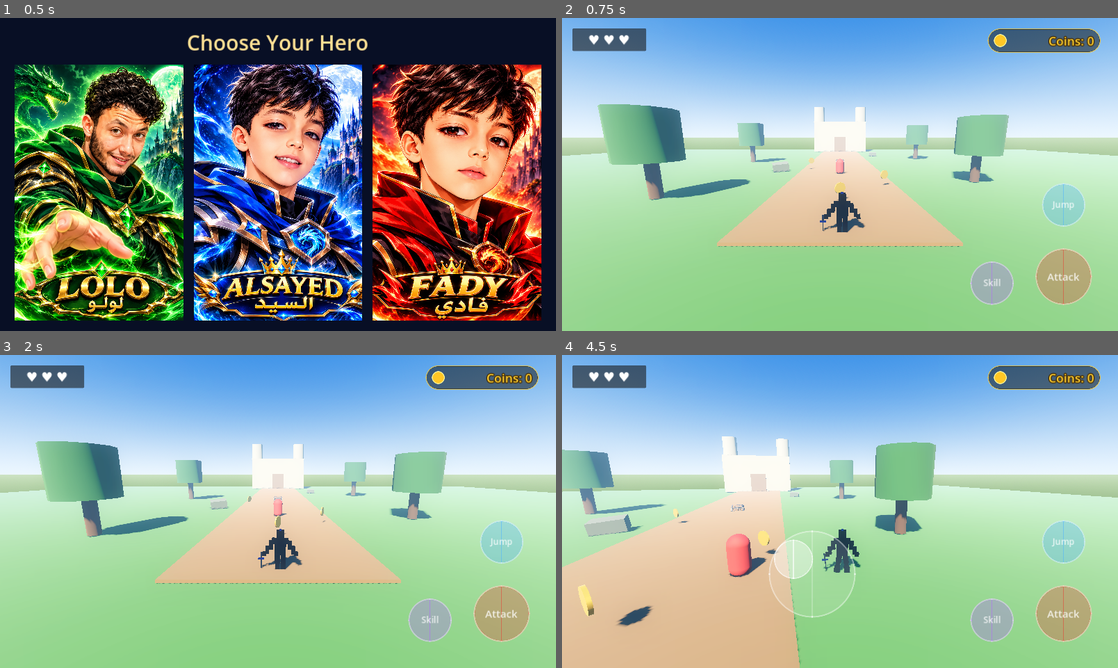
Above: before the commit, frames 1-4 (two rows, left to right).
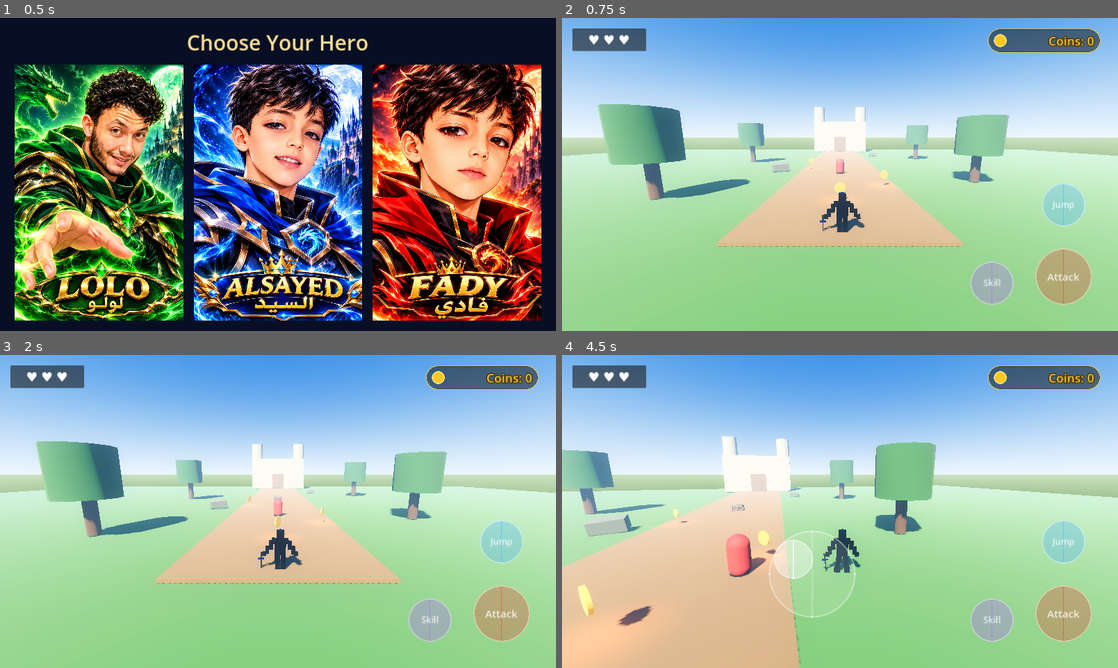
Above: after the commit, the same moments.

Repository: lolofadywaleed-hash/LostTreasureKingdom-Final
Game: Godot game, scene res://scenes/character_select.tscn
The game is run twice, just before and just after one commit, with the same random seed, the same clock (stepped at 60 frames per second) and the same inputs.
Inputs (mouse positions are in pixels of both pictures, inside the frame that each line leads up to):
- Up to frame 1 (0.5 s): no input
- Up to frame 2 (0.75 s): click (662, 193) at 0.5 s
- Up to frame 3 (2 s): click "Jump" at 1.25 s
- Up to frame 4 (4.5 s): move the mouse to (962, 495) at 2.02 s; hold D (move_right) 2.03-2.75 s; click (962, 495) at 2.17 s; tap Space (jump) at 2.27 s; drag from (728, 527) to (812, 574) at 2.77 s; move the mouse to (895, 442) at 3.52 s; hold D (move_right) 3.53-4.25 s; drag from (812, 574) to (673, 464) at 4.27 s

Frame 1 is identical in both runs. In frame 2, less than 0.1% of the frame differs, in the area x 44-59%, y 48-60%; in frame 3, less than 0.1%; in frame 4, 1.8%, in the area x 0-39%, y 50-100%.

Commit message:
Enhance collectible coin emissive glow

Diff:
--- a/scripts/coin.gd
+++ b/scripts/coin.gd
@@ -33,9 +33,16 @@
 		gold.roughness = 0.3
 		gold.emission_enabled = true
 		gold.emission = Color(0.6, 0.4, 0.0, 1.0)
-		gold.emission_energy_multiplier = 0.4
+		gold.emission_energy_multiplier = 1.1
 		coin_mesh.material_override = gold
 		add_child(coin_mesh)
+		var coin_light := OmniLight3D.new()
+		coin_light.name = "CoinGlow"
+		coin_light.light_color = Color(1.0, 0.68, 0.12, 1.0)
+		coin_light.light_energy = 0.45
+		coin_light.omni_range = 2.2
+		coin_light.shadow_enabled = false
+		add_child(coin_light)
 
 	if get_node_or_null("CollisionShape3D") == null:
 		var collision := CollisionShape3D.new()
